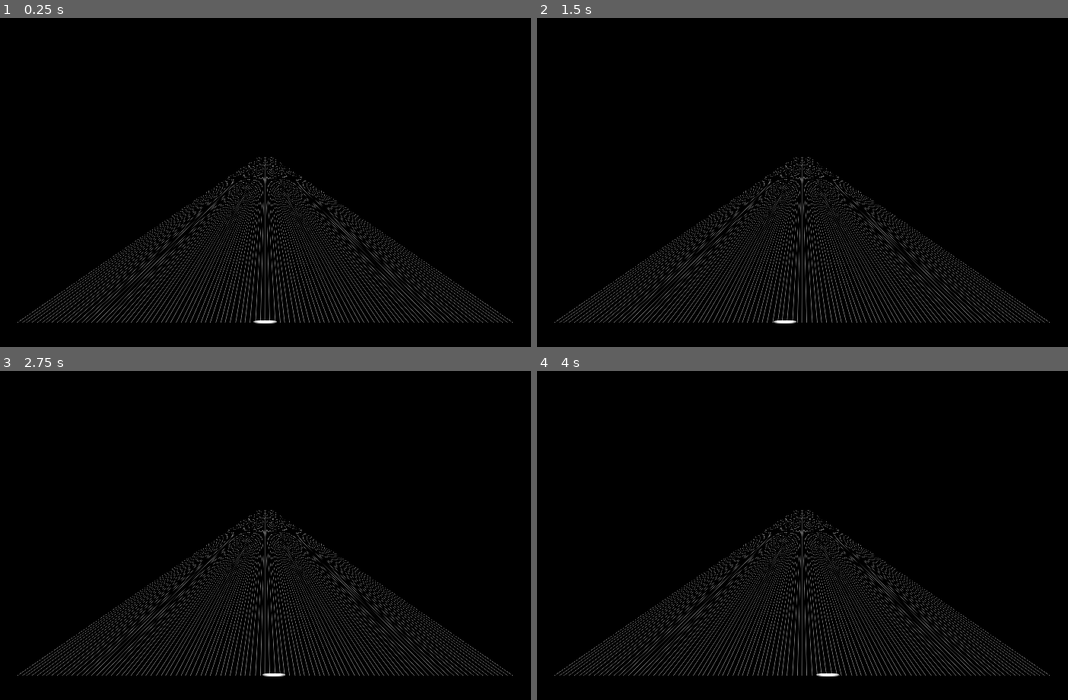
Above: before the commit, frames 1-4 (two rows, left to right).
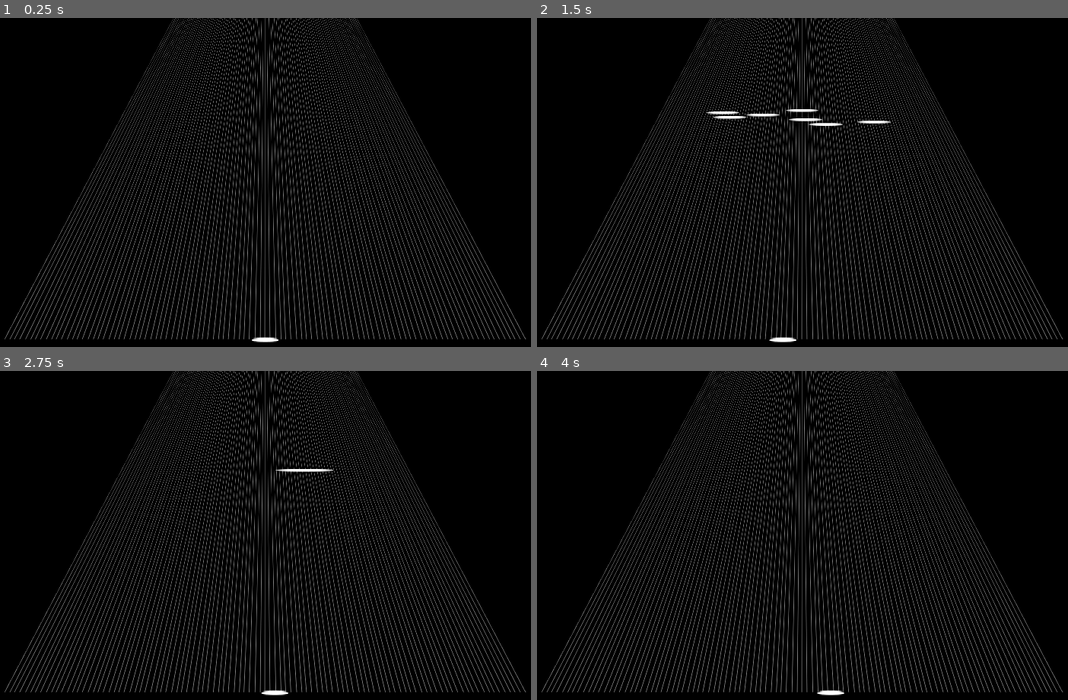
Above: after the commit, the same moments.

Repository: anthony-63/Opus
Game: Godot game, scene res://scenes/Game.tscn
The game is run twice, just before and just after one commit, with the same random seed, the same clock (stepped at 60 frames per second) and the same inputs.
Inputs (mouse positions are in pixels of both pictures, inside the frame that each line leads up to):
- Up to frame 1 (0.25 s): no input
- Up to frame 2 (1.5 s): move the mouse to (834, 185) at 0.52 s; move the mouse to (770, 189) at 1.27 s
- Up to frame 3 (2.75 s): move the mouse to (281, 535) at 2.02 s
- Up to frame 4 (4 s): move the mouse to (791, 548) at 2.77 s; move the mouse to (850, 545) at 3.52 s

The runs differ from the first frame. In frame 1, 16% of the frame differs, in the area x 0-100%, y 0-99%; in frame 2, 17%; in frame 3, 16%; in frame 4, 16%.

Commit message:
Add note spawning

Diff:
--- a/Opus.gd
+++ b/Opus.gd
@@ -1,7 +1,77 @@
 extends Node
 
+var loaded_maps = []
+
+var current_map = {}
+
 const default_settings = {
+	"notes": {
+		"scroll_speed": 26,
+	},
 	"cursor": {
 		"sensitivity": 0.1,
 	},
 }
+
+func _ready():
+	var hardcoded_map = {
+		"meta": {
+			"title": "Krave",
+			"artist": "litmus",
+			"id": "anya_litmus-krave",
+		},
+		"note_data": [
+			{
+				"type": OpusTypes.NoteType.Normal,
+				"ms": 200,
+				"width": 0.04,
+				"x": 0.14,
+			},
+			{
+				"type": OpusTypes.NoteType.Normal,
+				"ms": 200,
+				"width": 0.04,
+				"x": 0.43,
+			},
+			{
+				"type": OpusTypes.NoteType.Normal,
+				"ms": 200,
+				"width": 0.04,
+				"x": 0.02,
+			},
+			{
+				"type": OpusTypes.NoteType.Normal,
+				"ms": 200,
+				"width": 0.04,
+				"x": -0.44,
+			},
+			{
+				"type": OpusTypes.NoteType.Normal,
+				"ms": 200,
+				"width": 0.04,
+				"x": -0.24,
+			},
+			{
+				"type": OpusTypes.NoteType.Normal,
+				"ms": 200,
+				"width": 0.04,
+				"x": -0.49,
+			},
+			{
+				"type": OpusTypes.NoteType.Normal,
+				"ms": 200,
+				"width": 0.04,
+				"x": 0.0,
+			},
+			{
+				"type": OpusTypes.NoteType.Scroll,
+				"ms": 1500,
+				"x": 0.24,
+				"width": 0.07,
+				"direction": OpusTypes.NoteDirection.RIGHT,
+			}
+		],
+		"audio_stream": load("res://prefabs/litmus_krave.mp3"),
+	}
+	current_map = hardcoded_map
+	loaded_maps.append(hardcoded_map)
--- a/OpusTypes.gd
+++ b/OpusTypes.gd
@@ -2,9 +2,23 @@
 
 enum NoteType {
 	Normal,
-	LongNormal,
+	NormalLong,
 	Gold,
-	LongGold,
+	GoldLong,
 	Scroll,
 	Swipe,
 }
+
+enum NoteDirection {
+	UP,
+	DOWN,
+	LEFT,
+	RIGHT,
+}
+
+enum AudioFormat {
+	OGG,
+	WAV,
+	MP3,
+	UNKNOWN,
+}
--- /dev/null
+++ b/OpusUtil.gd
@@ -0,0 +1,58 @@
+extends Node
+
+func get_ogg_packet_sequence(data:PackedByteArray):
+	var packets = []
+	var granule_positions = []
+	var sampling_rate = 0
+	var pos = 0
+	while pos < data.size():
+		var header = data.slice(pos, pos + 27)
+		pos += 27
+		if header.slice(0, 4) != "OggS".to_ascii_buffer():
+			break
+
+		var packet_type = header.decode_u8(5)
+		var granule_position = header.decode_u64(6)
+
+		granule_positions.append(granule_position)
+
+		var segment_table_length = header.decode_u8(26)
+
+		var segment_table = data.slice(pos, pos + segment_table_length)
+		pos += segment_table_length
+
+		var packet_data = []
+		var appending = false
+		for i in range(segment_table_length):
+			var segment_size = segment_table.decode_u8(i)
+			var segment = data.slice(pos, pos + segment_size)
+			if appending: packet_data.back().append_array(segment)
+			else: packet_data.append(segment)
+			appending = segment_size == 255
+			pos += segment_size
+
+		packets.append(packet_data)
+		if sampling_rate == 0 and packet_type == 2:
+			var info_header = packet_data[0]
+			if info_header.slice(1, 7).get_string_from_ascii() != "vorbis":
+				break
+			sampling_rate = info_header.decode_u32(12)
+	var packet_sequence = OggPacketSequence.new()
+	packet_sequence.sampling_rate = sampling_rate
+	packet_sequence.granule_positions = granule_positions
+	packet_sequence.packet_data = packets
+	return packet_sequence
+
+func get_audio_format(buffer:PackedByteArray):
+	if buffer.slice(0,4) == PackedByteArray([0x4F,0x67,0x67,0x53]): return OpusTypes.AudioFormat.OGG
+
+	if (buffer.slice(0,4) == PackedByteArray([0x52,0x49,0x46,0x46])
+	and buffer.slice(8,12) == PackedByteArray([0x57,0x41,0x56,0x45])): return OpusTypes.AudioFormat.WAV
+
+	if (buffer.slice(0,2) == PackedByteArray([0xFF,0xFB])
+	or buffer.slice(0,2) == PackedByteArray([0xFF,0xF3])
+	or buffer.slice(0,2) == PackedByteArray([0xFF,0xFA])
+	or buffer.slice(0,2) == PackedByteArray([0xFF,0xF2])
+	or buffer.slice(0,3) == PackedByteArray([0x49,0x44,0x33])): return OpusTypes.AudioFormat.MP3
+
+	return OpusTypes.AudioFormat.UNKNOWN
--- a/project.godot
+++ b/project.godot
@@ -18,7 +18,11 @@
 [autoload]
 
 Opus="*res://Opus.gd"
-Types="*res://OpusTypes.gd"
+OpusTypes="*res://OpusTypes.gd"
+MapIO="*res://scripts/io/MapIO.gd"
+OpusUtil="*res://OpusUtil.gd"
+TimeManager="*res://scripts/game/managers/TimeManager.gd"
+NoteBase="*res://scripts/game/Notes/NoteBase.gd"
 
 [input]
 
@@ -27,3 +31,8 @@
 "events": [Object(InputEventKey,"resource_local_to_scene":false,"resource_name":"","device":0,"window_id":0,"alt_presse …(181 unchanged characters)…
 ]
 }
+
+[rendering]
+
+anti_aliasing/quality/msaa_2d=1
+anti_aliasing/quality/msaa_3d=1
--- a/scenes/Game.tscn
+++ b/scenes/Game.tscn
@@ -1,9 +1,11 @@
-[gd_scene load_steps=6 format=3 uid="uid://rva7di1ula8u"]
+[gd_scene load_steps=8 format=3 uid="uid://rva7di1ula8u"]
 
 [ext_resource type="Script" path="res://scripts/game/Game.gd" id="1_2mtk0"]
 [ext_resource type="Texture2D" uid="uid://cjb2wnln251d2" path="res://prefabs/default_skin/plane_lines.png" id="1_ja2sx"]
 [ext_resource type="Texture2D" uid="uid://8x00m26pvd1e" path="res://prefabs/default_skin/cursor.png" id="2_gmqlh"]
 [ext_resource type="Script" path="res://scripts/game/Cursor.gd" id="4_3ca16"]
+[ext_resource type="Script" path="res://scripts/game/managers/AudioManager.gd" id="5_qswqu"]
+[ext_resource type="Script" path="res://scripts/game/managers/NoteManager.gd" id="6_6jfp6"]
 
 [sub_resource type="Environment" id="Environment_jrs4v"]
 background_mode = 1
@@ -15,15 +17,28 @@
 environment = SubResource("Environment_jrs4v")
 
 [node name="PlayerCamera" type="Camera3D" parent="."]
-transform = Transform3D(1, 0, 0, 0, 0.986777, 0.162086, 0, -0.162086, 0.986777, 0, 0.275368, 1.40317)
+transform = Transform3D(1, 0, 0, 0, 0.564938, 0.825133, 0, -0.825133, 0.564938, 0, 0.937491, 0.691786)
+fov = 71.8
+near = 0.246
 
 [node name="NotePlane" type="Sprite3D" parent="."]
-transform = Transform3D(23.2622, 0, 0, 0, -0.0128633, -1, 0, 294279, -4.37114e-08, 0, -0.356835, -14.0523)
+transform = Transform3D(21.8351, 0, 0, 0, -0.0128633, -1, 0, 294279, -4.37114e-08, 0, 0, -14.052)
 pixel_size = 0.0001
 texture_filter = 1
 texture = ExtResource("1_ja2sx")
 
 [node name="Cursor" type="Sprite3D" parent="."]
-transform = Transform3D(0.0172948, 0, 0, 0, -1.37115e-09, -1.00286, 0, 0.0313682, -4.38362e-08, 0, -0.350459, 0.664262)
+transform = Transform3D(1.7783, 0, 0, 0, -1.12518e-07, -0.995629, 0, 2.57411, -4.35201e-08, 0, 0, 0.664)
+pixel_size = 0.0001
+texture_filter = 2
 texture = ExtResource("2_gmqlh")
 script = ExtResource("4_3ca16")
+
+[node name="MusicStream" type="AudioStreamPlayer" parent="."]
+volume_db = -31.856
+
+[node name="AudioManager" type="Node3D" parent="."]
+script = ExtResource("5_qswqu")
+
+[node name="NoteSpawner" type="Node3D" parent="."]
+script = ExtResource("6_6jfp6")
--- /dev/null
+++ b/scenes/notes/Gold.tscn
@@ -0,0 +1,11 @@
+[gd_scene load_steps=3 format=3 uid="uid://by6w8mn7lf2i0"]
+
+[ext_resource type="Script" path="res://scripts/game/Notes/Gold.gd" id="1_bj0x2"]
+[ext_resource type="Texture2D" uid="uid://8x00m26pvd1e" path="res://prefabs/default_skin/cursor.png" id="2_f74jd"]
+
+[node name="Gold" type="Node3D"]
+script = ExtResource("1_bj0x2")
+
+[node name="NoteSprite" type="Sprite3D" parent="."]
+transform = Transform3D(0.05, 0, 0, 0, -2.18557e-09, -0.05, 0, 0.05, -2.18557e-09, 0, 0, 0)
+texture = ExtResource("2_f74jd")
--- /dev/null
+++ b/scenes/notes/GoldLong.tscn
@@ -0,0 +1,11 @@
+[gd_scene load_steps=3 format=3 uid="uid://ri2ibbm4tatn"]
+
+[ext_resource type="Script" path="res://scripts/game/Notes/GoldLong.gd" id="1_jp45g"]
+[ext_resource type="Texture2D" uid="uid://8x00m26pvd1e" path="res://prefabs/default_skin/cursor.png" id="2_0mcgq"]
+
+[node name="GoldLong" type="Node3D"]
+script = ExtResource("1_jp45g")
+
+[node name="NoteSprite" type="Sprite3D" parent="."]
+transform = Transform3D(0.05, 0, 0, 0, -2.18557e-09, -0.05, 0, 0.05, -2.18557e-09, 0, 0, 0)
+texture = ExtResource("2_0mcgq")
--- /dev/null
+++ b/scenes/notes/Normal.tscn
@@ -0,0 +1,11 @@
+[gd_scene load_steps=3 format=3 uid="uid://dkiyi4yemup1g"]
+
+[ext_resource type="Texture2D" uid="uid://8x00m26pvd1e" path="res://prefabs/default_skin/cursor.png" id="1_6pxeb"]
+[ext_resource type="Script" path="res://scripts/game/Notes/Normal.gd" id="1_lhp03"]
+
+[node name="Normal" type="Node3D"]
+script = ExtResource("1_lhp03")
+
+[node name="NoteSprite" type="Sprite3D" parent="."]
+transform = Transform3D(0.05, 0, 0, 0, -2.18557e-09, -0.05, 0, 0.05, -2.18557e-09, 0, 0, 0)
+texture = ExtResource("1_6pxeb")
--- /dev/null
+++ b/scenes/notes/NormalLong.tscn
@@ -0,0 +1,11 @@
+[gd_scene load_steps=3 format=3 uid="uid://cmm2h7lrfixx0"]
+
+[ext_resource type="Script" path="res://scripts/game/Notes/NormalLong.gd" id="1_ptubq"]
+[ext_resource type="Texture2D" uid="uid://8x00m26pvd1e" path="res://prefabs/default_skin/cursor.png" id="2_hbfw6"]
+
+[node name="NormalLong" type="Node3D"]
+script = ExtResource("1_ptubq")
+
+[node name="NoteSprite" type="Sprite3D" parent="."]
+transform = Transform3D(0.05, 0, 0, 0, -2.18557e-09, -0.05, 0, 0.05, -2.18557e-09, 0, 0, 0)
+texture = ExtResource("2_hbfw6")
--- /dev/null
+++ b/scenes/notes/Scroll.tscn
@@ -0,0 +1,11 @@
+[gd_scene load_steps=3 format=3 uid="uid://do1umhs6uqrr5"]
+
+[ext_resource type="Script" path="res://scripts/game/Notes/Scroll.gd" id="1_j3iik"]
+[ext_resource type="Texture2D" uid="uid://8x00m26pvd1e" path="res://prefabs/default_skin/cursor.png" id="2_p66fh"]
+
+[node name="Scroll" type="Node3D"]
+script = ExtResource("1_j3iik")
+
+[node name="NoteSprite" type="Sprite3D" parent="."]
+transform = Transform3D(0.05, 0, 0, 0, -2.18557e-09, -0.05, 0, 0.05, -2.18557e-09, 0, 0, 0)
+texture = ExtResource("2_p66fh")
--- /dev/null
+++ b/scenes/notes/Swipe.tscn
@@ -0,0 +1,11 @@
+[gd_scene load_steps=3 format=3 uid="uid://bhe7parax5mx1"]
+
+[ext_resource type="Script" path="res://scripts/game/Notes/Swipe.gd" id="1_m73bv"]
+[ext_resource type="Texture2D" uid="uid://8x00m26pvd1e" path="res://prefabs/default_skin/cursor.png" id="2_vvjcn"]
+
+[node name="Swipe" type="Node3D"]
+script = ExtResource("1_m73bv")
+
+[node name="NoteSprite" type="Sprite3D" parent="."]
+transform = Transform3D(0.05, 0, 0, 0, -2.18557e-09, -0.05, 0, 0.05, -2.18557e-09, 0, 0, 0)
+texture = ExtResource("2_vvjcn")
--- a/scripts/game/Game.gd
+++ b/scripts/game/Game.gd
@@ -4,6 +4,9 @@
 
 func _ready():
 	Input.set_mouse_mode(Input.MOUSE_MODE_CAPTURED)
+
+	$AudioManager.length = Opus.current_map.note_data[-1].ms
+	$AudioManager.play($MusicStream)
 
 func _process(delta):
 	if Input.is_action_just_pressed("toggle_cursor"):
--- /dev/null
+++ b/scripts/game/Notes/Gold.gd
@@ -0,0 +1,5 @@
+extends NoteBase
+
+func check_hit():
+	# Check hit for normal note
+	pass
--- /dev/null
+++ b/scripts/game/Notes/GoldLong.gd
@@ -0,0 +1,5 @@
+extends NoteBase
+
+func check_hit():
+	# Check hit for normal note
+	pass
--- /dev/null
+++ b/scripts/game/Notes/Normal.gd
@@ -0,0 +1,5 @@
+extends NoteBase
+
+func check_hit():
+	# Check hit for normal note
+	pass
--- /dev/null
+++ b/scripts/game/Notes/NormalLong.gd
@@ -0,0 +1,5 @@
+extends NoteBase
+
+func check_hit():
+	# Check hit for normal note
+	pass
--- /dev/null
+++ b/scripts/game/Notes/NoteBase.gd
@@ -0,0 +1,21 @@
+extends Node
+
+@export var note_data = {}
+@export var hittable = false
+
+func init():
+	$NoteSprite.scale.x = note_data.width
+	self.transform.origin.z = -2.1
+	self.transform.origin.x = note_data.x
+
+func check_hit():
+	pass
+
+func _process(delta):
+	if check_hit():
+		self.queue_free()
+
+func update(d):
+	self.transform.origin.z += (Opus.default_settings.notes.scroll_speed / 20.0) * d
+	if self.transform.origin.z > 2.0:
+		self.queue_free()
--- /dev/null
+++ b/scripts/game/Notes/Scroll.gd
@@ -0,0 +1,5 @@
+extends NoteBase
+
+func check_hit():
+	# Check hit for normal note
+	pass
--- /dev/null
+++ b/scripts/game/Notes/Swipe.gd
@@ -0,0 +1,5 @@
+extends NoteBase
+
+func check_hit():
+	# Check hit for normal note
+	pass
--- /dev/null
+++ b/scripts/game/managers/AudioManager.gd
@@ -0,0 +1,51 @@
+extends TimeManager
+
+@onready var audio_player:AudioStreamPlayer
+
+var audio_stream:AudioStream:
+	get:
+		return audio_stream
+	set(value):
+		length = value.get_length()
+		audio_stream = value
+var time_delay:float = 0
+
+func _ready():
+	audio_player = AudioStreamPlayer.new()
+
+func _set_offset():
+	time_delay = AudioServer.get_time_to_next_mix() + AudioServer.get_output_latency()
+	audio_player.seek(real_time+time_delay)
+func _start_audio():
+	if audio_stream is AudioStreamMP3:
+		(audio_stream as AudioStreamMP3).loop = false
+	if audio_stream is AudioStreamWAV:
+		(audio_stream as AudioStreamWAV).loop_mode = AudioStreamWAV.LOOP_DISABLED
+	if audio_stream is AudioStreamOggVorbis:
+		(audio_stream as AudioStreamOggVorbis).loop = false
+	audio_player.stream = audio_stream
+	audio_player.play(real_time)
+	_set_offset()
+
+func play(music_stream: AudioStreamPlayer):
+	music_stream.stream = Opus.current_map.audio_stream
+	music_stream.play(0.0)
+	self.start()
+
+func _process(delta:float):
+	if !playing: return
+	super._process(delta)
+
+	if real_time >= 0 and !playing and playback_speed > 0:
+		_start_audio()
+	if (real_time < 0 or playback_speed <= 0) and audio_player.playing:
+		audio_player.stop()
+	if playback_speed > 0:
+		audio_player.pitch_scale = playback_speed
+
+func seek(from:float=0):
+	super.seek(from)
+	_set_offset()
+
+func just_paused():
+	audio_player.stop()
--- /dev/null
+++ b/scripts/game/managers/NoteManager.gd
@@ -0,0 +1,51 @@
+extends Node
+
+var note_index = 0
+var spawn_new_notes = true
+
+# load all the note scenes for each type
+@onready var normal_note_scene = preload("res://scenes/notes/Normal.tscn")
+@onready var normal_long_note_scene = preload("res://scenes/notes/NormalLong.tscn")
+@onready var gold_note_scene = preload("res://scenes/notes/Gold.tscn")
+@onready var gold_long_note_scene = preload("res://scenes/notes/GoldLong.tscn")
+@onready var swipe_note_scene = preload("res://scenes/notes/Swipe.tscn")
+@onready var scroll_note_scene = preload("res://scenes/notes/Scroll.tscn")
+
+func spawn_note():
+	var note_data = Opus.current_map.note_data[note_index]
+	var note = null
+	match note_data.type:
+		OpusTypes.NoteType.Normal:
+			print("Spawn normal note")
+			note = normal_note_scene.instantiate()
+		OpusTypes.NoteType.NormalLong:
+			print("Spawn normal long note")
+			note = normal_long_note_scene.instantiate()
+		OpusTypes.NoteType.Gold:
+			print("Spawn gold note")
+			note = gold_note_scene.instantiate()
+		OpusTypes.NoteType.GoldLong:
+			print("Spawn long gold note")
+			note = gold_long_note_scene.instantiate()
+		OpusTypes.NoteType.Scroll:
+			print("Spawn scroll note")
+			note = scroll_note_scene.instantiate()
+		OpusTypes.NoteType.Swipe:
+			print("Spawn swipe note")
+			note = swipe_note_scene.instantiate()
+
+	note.note_data = note_data
+	note.init()
+	add_child(note)
+
+func _process(delta):
+	if note_index >= len(Opus.current_map.note_data):
+		spawn_new_notes = false
+
+	if spawn_new_notes:
+		if $"../AudioManager".current_time > Opus.current_map.note_data[note_index].ms:
+			spawn_note()
+			note_index += 1
+
+	for child in get_children():
+		child.update(delta)
--- /dev/null
+++ b/scripts/game/managers/TimeManager.gd
@@ -0,0 +1,47 @@
+extends Node
+
+signal finished
+
+@export var playing: bool = false
+@export var playback_speed:float = 1
+
+var last_time:int = 0
+@export var real_time:float = 0
+var current_time:float = 0
+@export var length:float = 0
+var paused:bool = false
+
+func _ready():
+	pass
+
+func start(from:float=0):
+	last_time = Time.get_ticks_msec()
+	real_time = from
+	playing = true
+
+func seek(from:float=0):
+	last_time = Time.get_ticks_msec()
+	real_time += from - current_time
+
+func finish():
+	playing = false
+	finished.emit()
+
+func just_paused():
+	pass
+
+func just_unpaused():
+	last_time = Time.get_ticks_msec()
+
+func _process(_delta):
+	if !playing: return
+	var now = Time.get_ticks_msec()
+	var time = playback_speed * (now - last_time)
+	last_time = now
+	real_time += time
+	current_time = real_time
+	try_finish()
+
+func try_finish():
+	if current_time > length + 3000:
+		finish()
--- /dev/null
+++ b/scripts/io/MapIO.gd
@@ -0,0 +1,48 @@
+extends Node
+
+const map_data_sep = "≦♭⥍"
+
+func get_start_of_audio_buffer(f_txt: String):
+	var a = f_txt.find(map_data_sep)
+	var b = f_txt.find(map_data_sep, a + 1)
+	var c = f_txt.find(map_data_sep, b + 1)
+	return c + 12
+
+func load_map_from_filename(name):
+	var file_text = FileAccess.get_file_as_string("user://maps/%s" % name)
+	var s_file_text = file_text.substr(1).split(map_data_sep)
+
+	var map_data = {}
+
+	# Get the version of the map file
+	var file = FileAccess.open("user://maps/%s" % name, FileAccess.READ)
+	var vers = file.get_8()
+	if vers != 1:
+		push_error("Invalid map version, skipping...")
+		return
+	file.close()
+
+	# Get audio buffer from file
+	var file_bytes = FileAccess.get_file_as_bytes("user://maps/%s" % name)
+	var audio_buffer = file_bytes.slice(get_start_of_audio_buffer(file_text))
+	var format = OpusUtil.get_audio_format(audio_buffer)
+	match format:
+		OpusTypes.AudioFormat.WAV:
+			map_data["audio_stream"] = AudioStreamWAV.new()
+			map_data["audio_stream"].data = audio_buffer
+		OpusTypes.AudioFormat.OGG:
+			map_data["audio_stream"] = AudioStreamOggVorbis.new()
+			map_data["audio_stream"].packet_sequence = OpusUtil.get_ogg_packet_sequence(audio_buffer)
+		OpusTypes.AudioFormat.MP3:
+			map_data["audio_stream"] = AudioStreamMP3.new()
+			map_data["audio_stream"].data = audio_buffer
+		_:
+			print("Map '%s' has an unknown format. Skipping: %s" % name)
+
+	# Get metadata
+	map_data["meta"] = JSON.parse_string(s_file_text[0])
+
+	# Get note data
+	map_data["note_data"] = JSON.parse_string(s_file_text[1])
+
+	Opus.loaded_maps.append(map_data)
Not shown, added: prefabs/litmus_krave.mp3.import
Not shown, added: prefabs/litmus_krave.mp3
